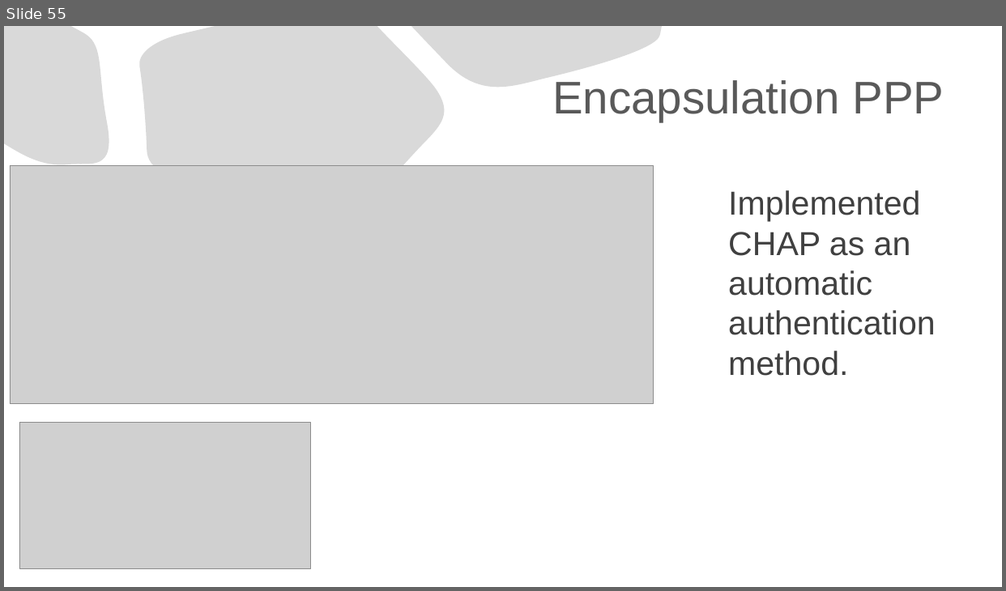
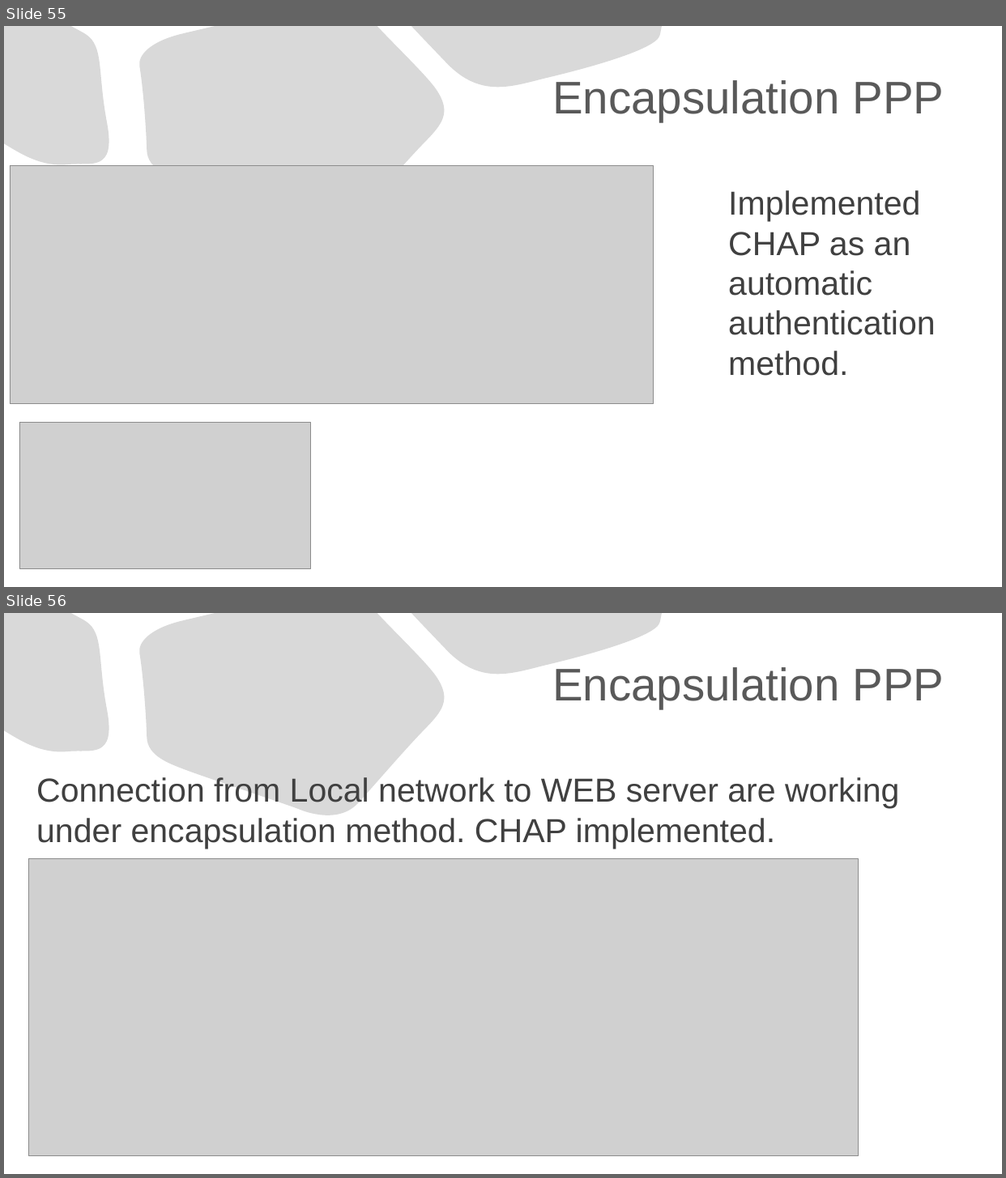
Before and after one commit to Advanced-Diploma-of-IT-Tel-Network-Eng/Assessments, a slide deck: TERM1-BLOCK1/2-ICTNWK541-Configure_Verify_Troubleshoot_WAN_links-IP_services/Assessmet_Task2/Task2/ICTNWK541 Assessment task.pptx. Shown one above the other, each under a label of ours: slide 55 before the commit, slides 55 and 56 after it. The pictures are 1006x591 and 1006x1178 pixels, drawn with LibreOffice and Linux fonts; fonts in the diff are those of the drawing; grey boxes stand for pictures. Boxes give left, top, right and bottom in pixels: in the first picture for what was removed or moved away, otherwise in the second. Text is boxed around its words. In the diff, an @@ line names an element or a change of style, - is before the commit and + after.

```diff
--- a/TERM1-BLOCK1/2-ICTNWK541-Configure_Verify_Troubleshoot_WAN_links-IP_services/Assessmet_Task2/Task2/ICTNWK541 Assessment task.pptx
+++ b/TERM1-BLOCK1/2-ICTNWK541-Configure_Verify_Troubleshoot_WAN_links-IP_services/Assessmet_Task2/Task2/ICTNWK541 Assessment task.pptx
@@ slide 56 added at bbox=[4, 613, 1002, 1174], background #FFFFFF; not listed: 3 template elements that a slide beside it also shows @@
@@ title added at bbox=[552, 667, 944, 709], 44 pt, text #595959 @@
+Encapsulation PPP
@@ text added at bbox=[36, 777, 899, 849], 32 pt, text #404040 @@
+Connection from Local network to WEB server are working under encapsulation method. CHAP implemented.
@@ picture added at bbox=[28, 859, 859, 1157] @@
```
Also in this commit, not shown: 10 other slides added.
